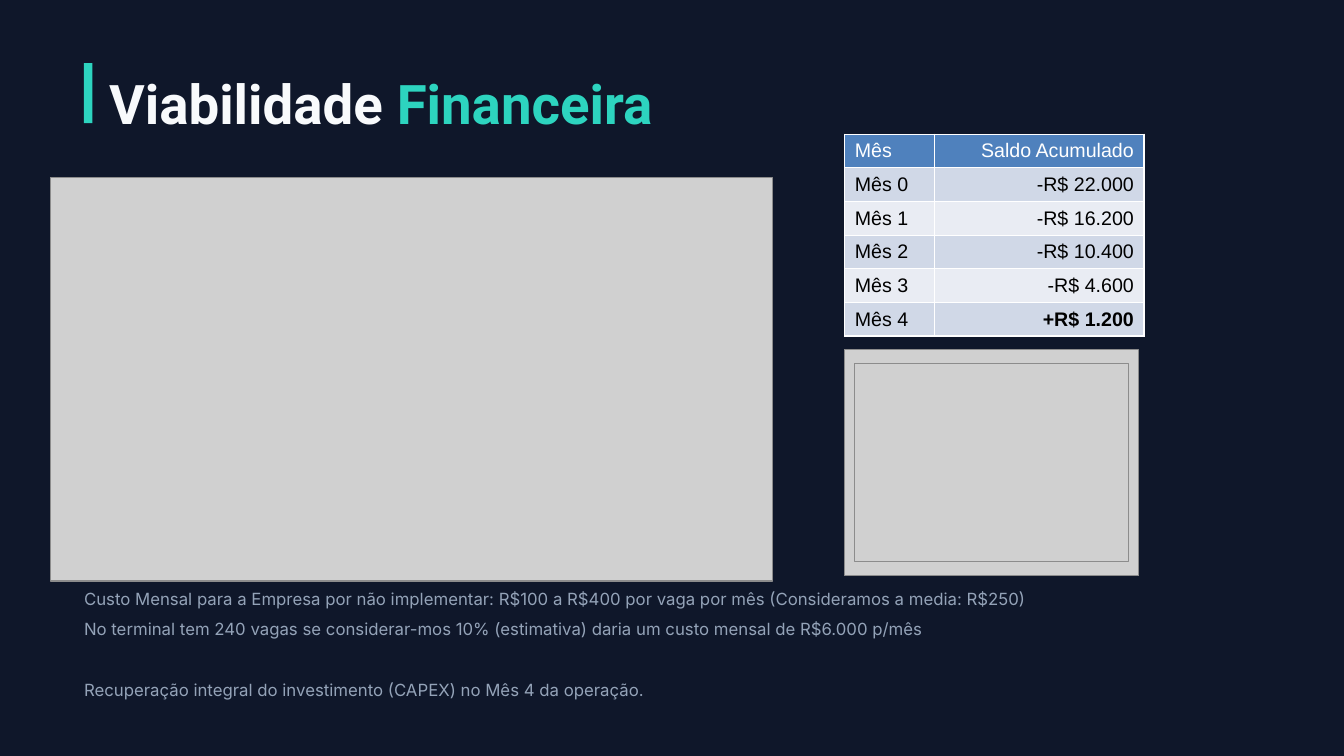
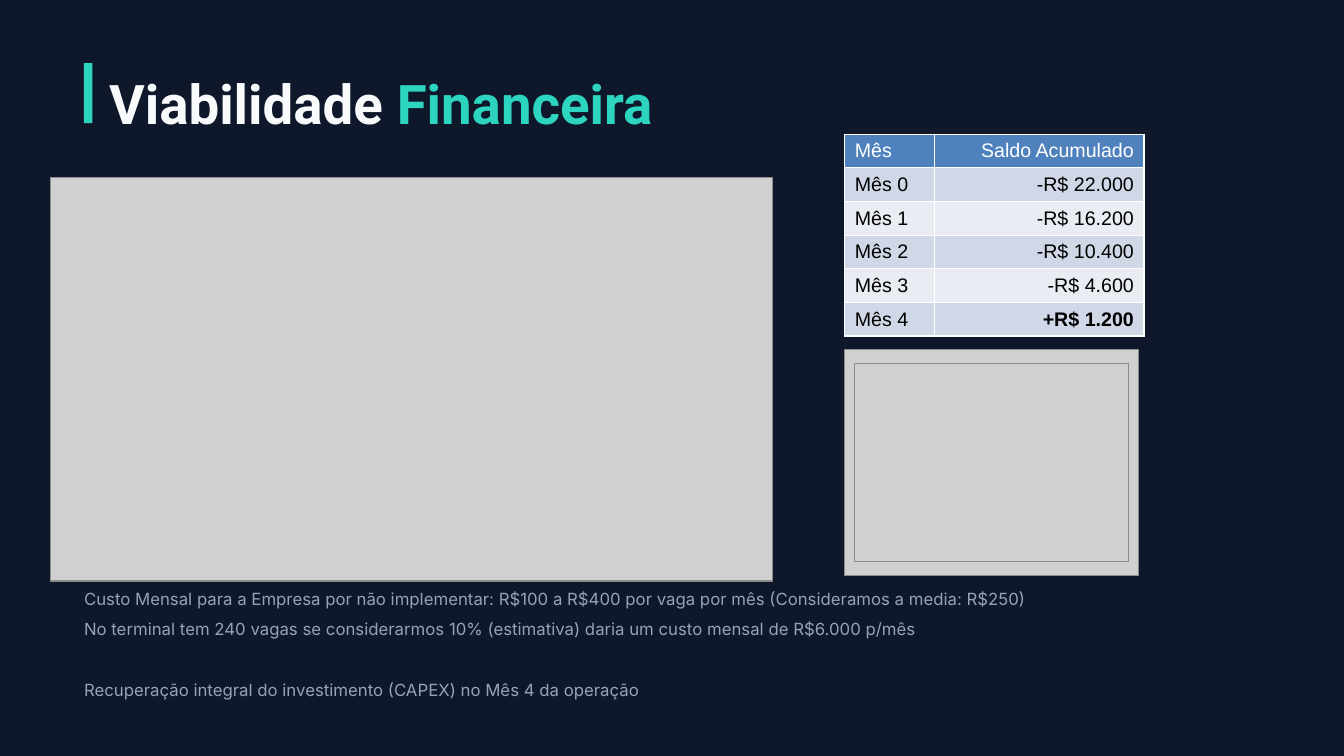
Before and after one commit to GiovaneVitorCarbonera/SGTerminal, a slide deck: slide 3 of Docs/Slides.pptx. Drawn at 1344x756 pixels with LibreOffice and Linux fonts; fonts in the diff are those of the drawing; grey boxes stand for pictures. Boxes give left, top, right and bottom in pixels: in the first picture for what was removed or moved away, otherwise in the second. Text is boxed around its words. In the diff, an @@ line names an element or a change of style, - is before the commit and + after.

```diff
--- a/Docs/Slides.pptx
+++ b/Docs/Slides.pptx
@@ text at [84, 622, 916, 700]: text changed @@
-No terminal tem 240 vagas se considerar-mos 10% (estimativa) daria um custo mensal de R$6.000 p/mês
-Recuperação integral do investimento (CAPEX) no Mês 4 da operação.
+No terminal tem 240 vagas se considerarmos 10% (estimativa) daria um custo mensal de R$6.000 p/mês
+Recuperação integral do investimento (CAPEX) no Mês 4 da operação
```
Also in this commit, not shown: 1 other slide changed.
